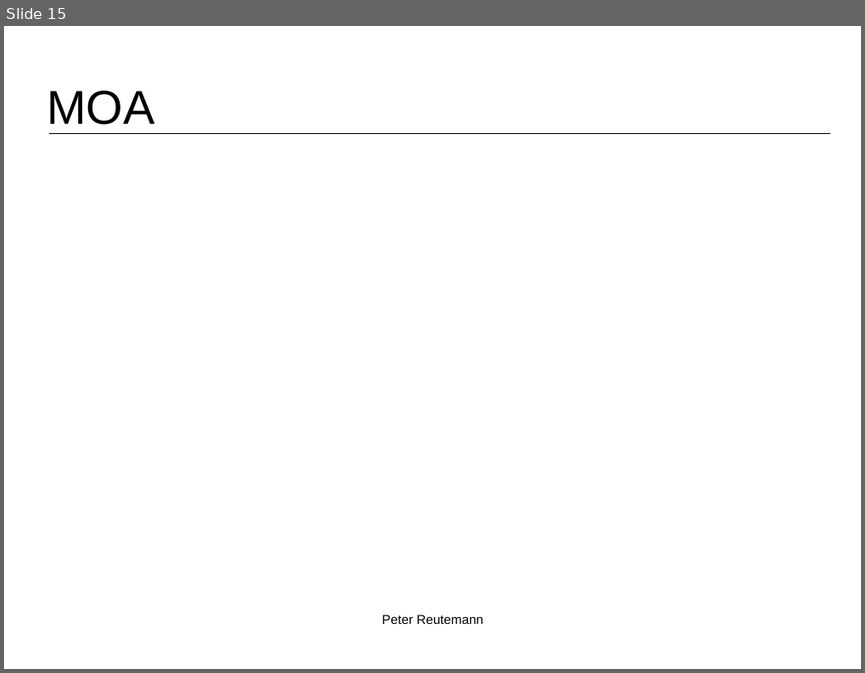
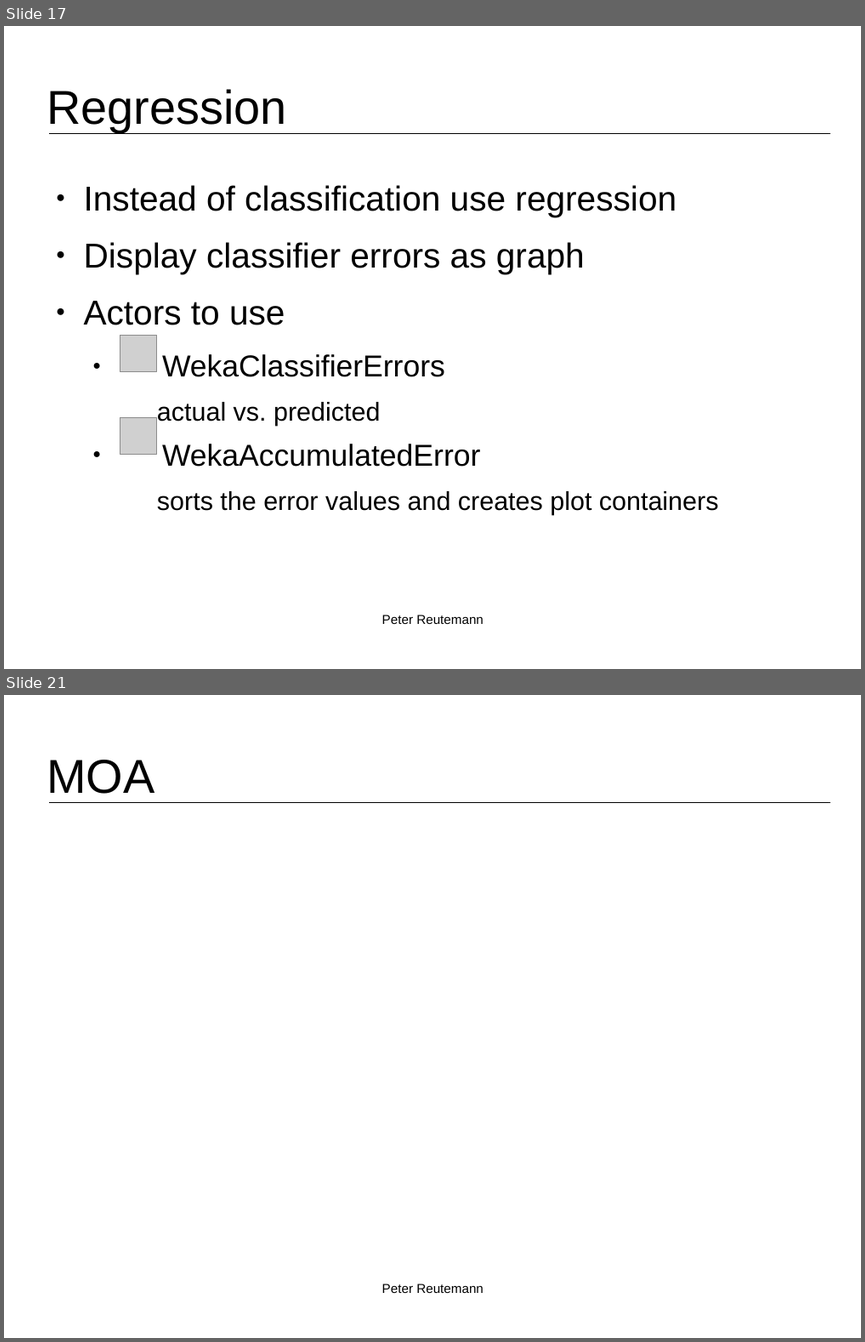
Before and after one commit to fracpete/kuching-2015, a slide deck: 2_basic_flows/kuching2015_basic_flows-2-machine_learning.odp. Shown one above the other, each under a label of ours: slide 15 before the commit, slides 17 and 21 after it; the slides between them are not shown. The pictures are 865x673 and 865x1342 pixels, drawn with LibreOffice and Linux fonts; fonts in the diff are those of the drawing; grey boxes stand for pictures; background and template pictures are left out. Boxes give left, top, right and bottom in pixels: in the first picture for what was removed or moved away, otherwise in the second. Text is boxed around its words. In the diff, an @@ line names an element or a change of style, - is before the commit and + after.

Commit message:
added more Weka stuff

```diff
--- a/2_basic_flows/kuching2015_basic_flows-2-machine_learning.odp
+++ b/2_basic_flows/kuching2015_basic_flows-2-machine_learning.odp
@@ slide 17 added at (x1=4, y1=26, x2=861, y2=669), background #FFFFFF; not listed: 1 template element that a slide beside it also shows @@
@@ title added at (x1=46, y1=89, x2=287, y2=132), 44 pt, text #000000 @@
+Regression
@@ text added at (x1=84, y1=185, x2=719, y2=515), 32 pt, text #000000 @@
+● Instead of classification use regression
+● Display classifier errors as graph
+● Actors to use
+  ● WekaClassifierErrors
+    actual vs. predicted
+  ● WekaAccumulatedError
+    sorts the error values and creates plot containers
@@ picture added at (x1=120, y1=335, x2=157, y2=372) @@
@@ picture added at (x1=120, y1=418, x2=157, y2=455) @@
@@ text added at (x1=382, y1=614, x2=483, y2=624), 12 pt, text #000000 @@
+Peter Reutemann
@@ what was slide 15 is now slide 21 @@
```
Also in this commit, not shown: 5 other slides added, 17 other files.
